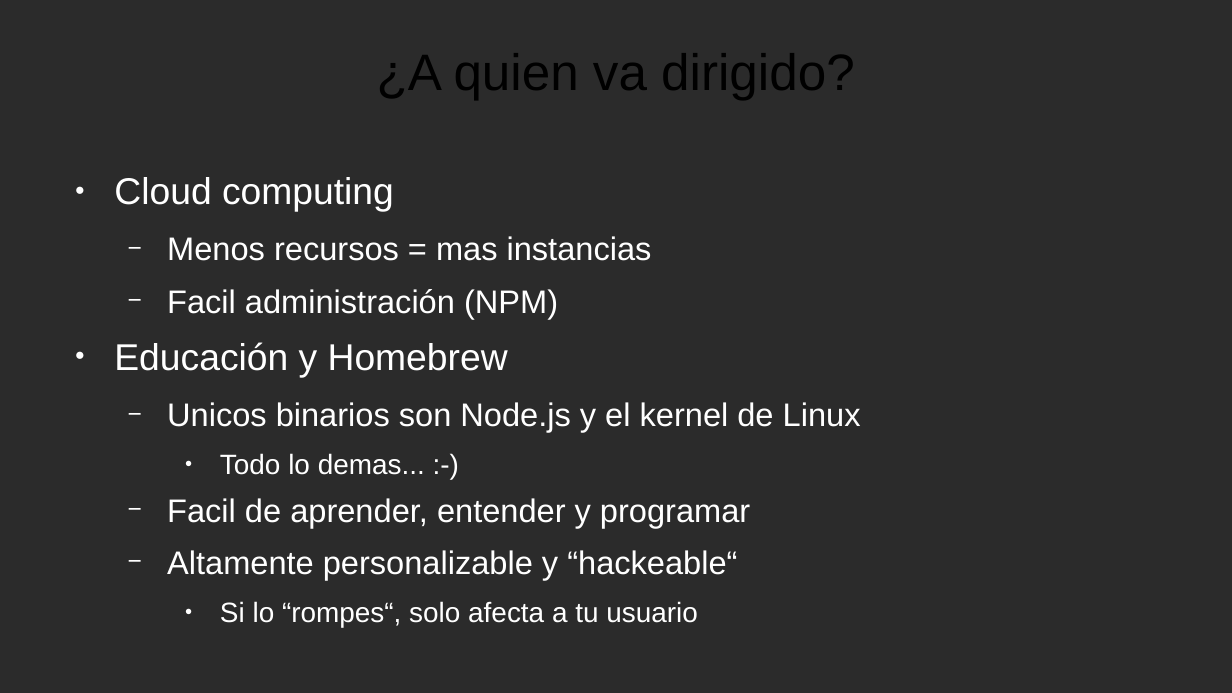
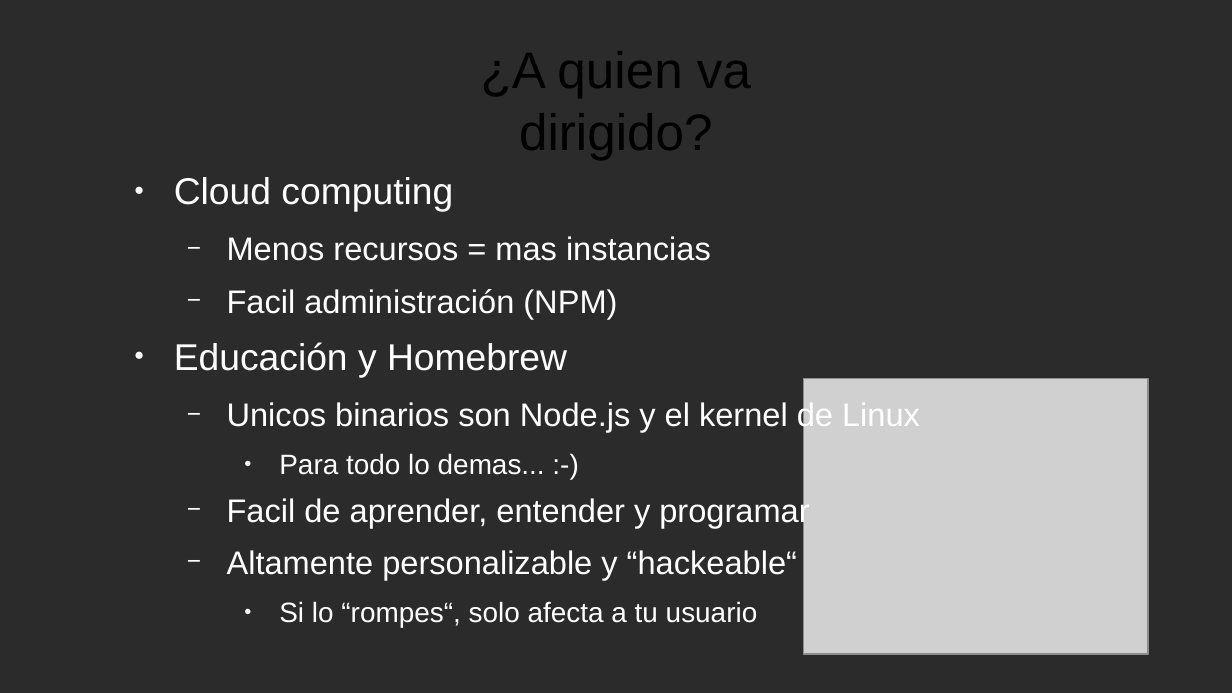
Before and after one commit to NodeOS/NodeOS, a slide deck: slide 5 of doc/NodeOS.odp. Drawn at 1232x693 pixels with LibreOffice and Linux fonts; fonts in the diff are those of the drawing; grey boxes stand for pictures; background and template pictures are left out; a plain dark background stands for a picture behind light text. Boxes give left, top, right and bottom in pixels: in the first picture for what was removed or moved away, otherwise in the second. Text is boxed around its words. In the diff, an @@ line names an element or a change of style, - is before the commit and + after.

```diff
--- a/doc/NodeOS.odp
+++ b/doc/NodeOS.odp
@@ title "¿A quien va dirigido?" rewrapped from (x1=377, y1=53, x2=855, y2=100) to (x1=481, y1=51, x2=751, y2=160) @@
@@ text "Cloud computing" moved from (x1=114, y1=177, x2=861, y2=627) to (x1=174, y1=177, x2=920, y2=627) @@
@@ picture added at (x1=804, y1=379, x2=1148, y2=655) @@
@@ text at (x1=279, y1=453, x2=545, y2=475): text changed @@
-    ● Todo lo demas... :-)
+    ● Para todo lo demas... :-)
```
Also in this commit, not shown: 16 other slides changed, 1 slide removed, 1 other file.
